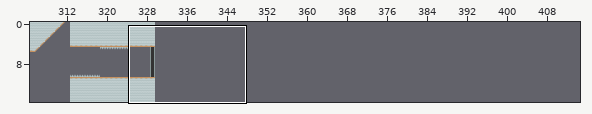
Tiled map (JSON) -- game-template-webpack/assets/tilemaps/back-on-track.json. The picture above shows the old version from afar; the outline marks the close-up.
Close-up. Before:
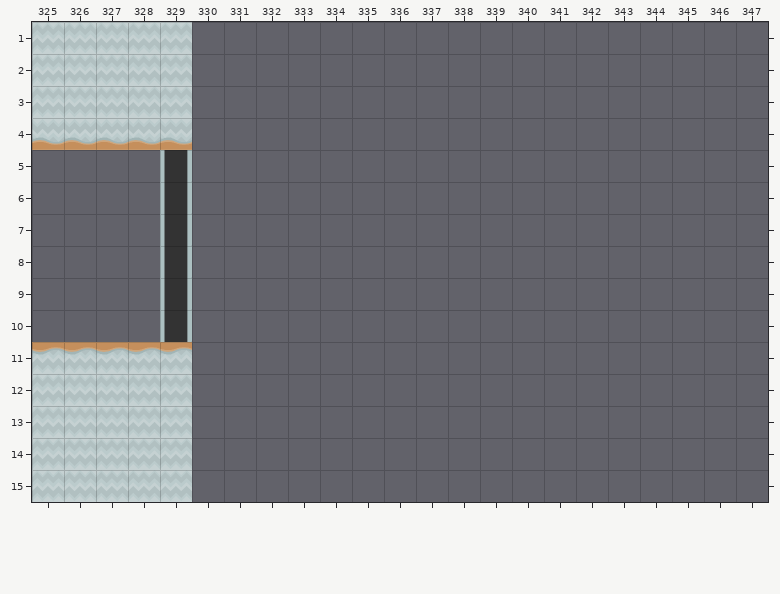
Cells are 64x64 px. Shown: x 325..347, y 1..15. The commit also changed other parts of the map, which this record leaves out. The old version is drawn lined up with the new one.
After the commit:
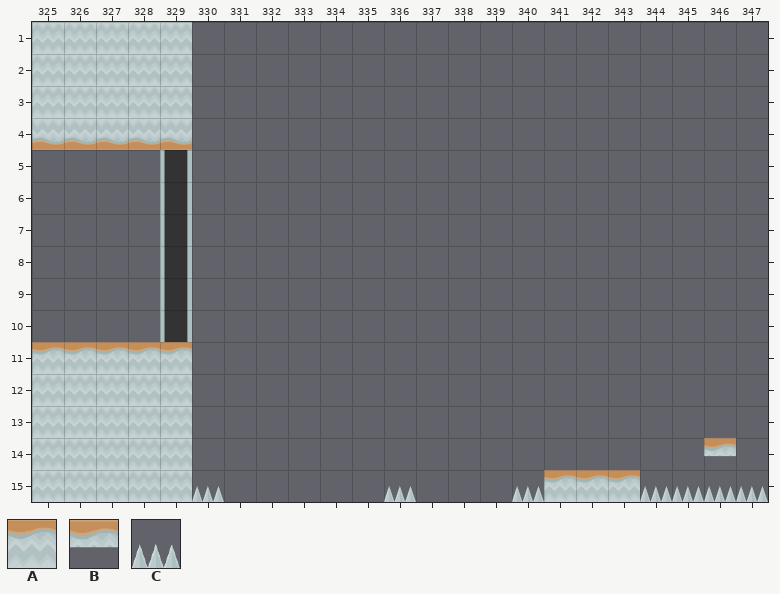
Key: from "levelTiles": A 37, B 97, C 188.
_ is an empty cell.
What changed:
{"change": "map size 550x16 -> 520x16 cells"}
{"where": "layer \"foregroundLayer\""}
{"y":14,"x":346,"old":"_","new":"B"}
{"y":15,"x":330,"old":"_","new":"C"}
{"y":15,"x":336,"old":"_","new":"C"}
{"y":15,"x":340,"old":"________","new":"CAAACCCC"}
{"label":"added","picture_box":[512,438,768,502]}
{"label":"added","picture_box":[192,486,224,502]}
{"label":"added","picture_box":[384,486,416,502]}
